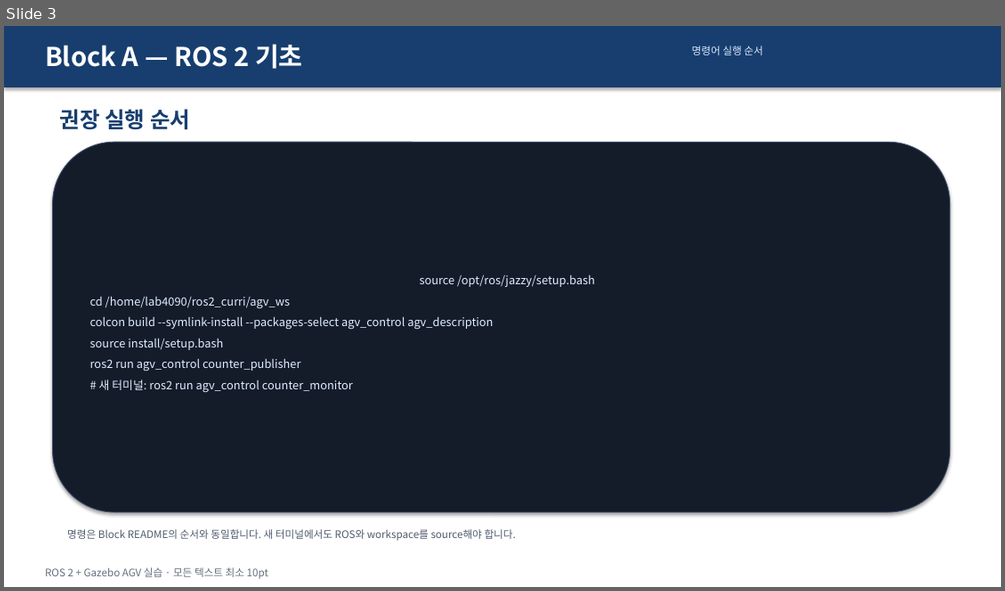
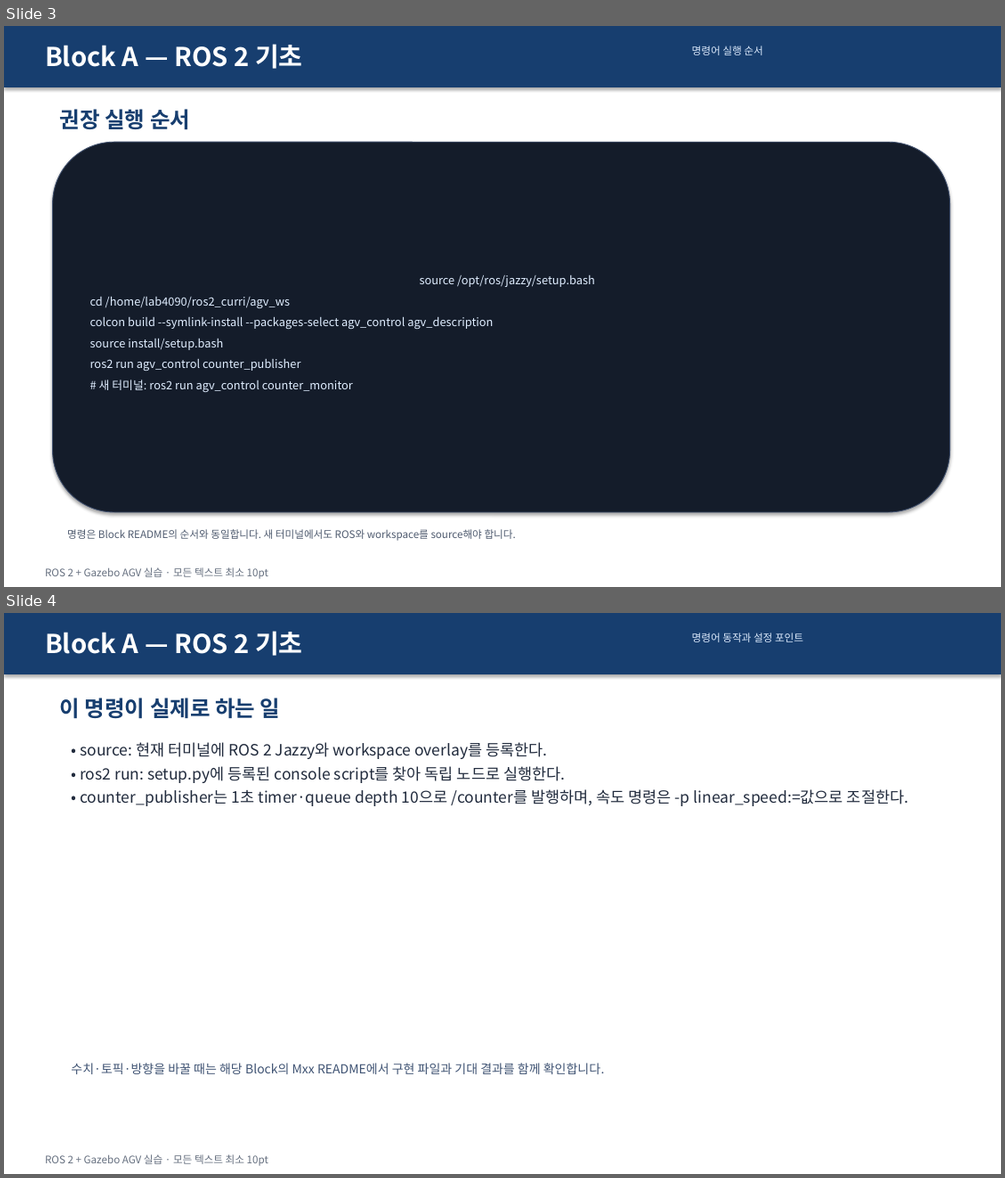
Before and after one commit to choimagon/ros2_curri, a slide deck: blocks/A_ros2_basics/Block_A_실습결과_명령어.pptx. Shown one above the other, each under a label of ours: slide 3 before the commit, slides 3 and 4 after it. The pictures are 1005x591 and 1005x1178 pixels, drawn with LibreOffice and Linux fonts; fonts in the diff are those of the drawing. Boxes give left, top, right and bottom in pixels: in the first picture for what was removed or moved away, otherwise in the second. Text is boxed around its words. In the diff, an @@ line names an element or a change of style, - is before the commit and + after.

Commit message:
Document command behavior and add real Gazebo RViz captures

```diff
--- a/blocks/A_ros2_basics/Block_A_실습결과_명령어.pptx
+++ b/blocks/A_ros2_basics/Block_A_실습결과_명령어.pptx
@@ slide 4 added at bbox=[4, 613, 1001, 1174], background #FFFFFF @@
@@ rectangle added at bbox=[4, 613, 1001, 674], fill #173E6F @@
@@ text added at bbox=[45, 631, 303, 656], 25 pt, text #FFFFFF, bold @@
+Block A — ROS 2 기초
@@ text added at bbox=[692, 633, 803, 642], 10 pt, text #DCEAFC @@
+명령어 동작과 설정 포인트
@@ text added at bbox=[60, 698, 281, 719], 21 pt, text #173E6F, bold @@
+이 명령이 실제로 하는 일
@@ text added at bbox=[80, 742, 908, 806], 15 pt, text #212B3D @@
+• source: 현재 터미널에 ROS 2 Jazzy와 workspace overlay를 등록한다.
+• ros2 run: setup.py에 등록된 console script를 찾아 독립 노드로 실행한다.
+• counter_publisher는 1초 timer·queue depth 10으로 /counter를 발행하며, 속도 명령은 -p linear_speed:=값으로 조절한다.
@@ text added at bbox=[71, 1062, 605, 1074], 12 pt, text #3F5373 @@
+수치·토픽·방향을 바꿀 때는 해당 Block의 Mxx README에서 구현 파일과 기대 결과를 함께 확인합니다.
@@ text added at bbox=[45, 1154, 268, 1166], 10 pt, text #667080 @@
+ROS 2 + Gazebo AGV 실습 · 모든 텍스트 최소 10pt
```
Also in this commit, not shown: 38 other files.
